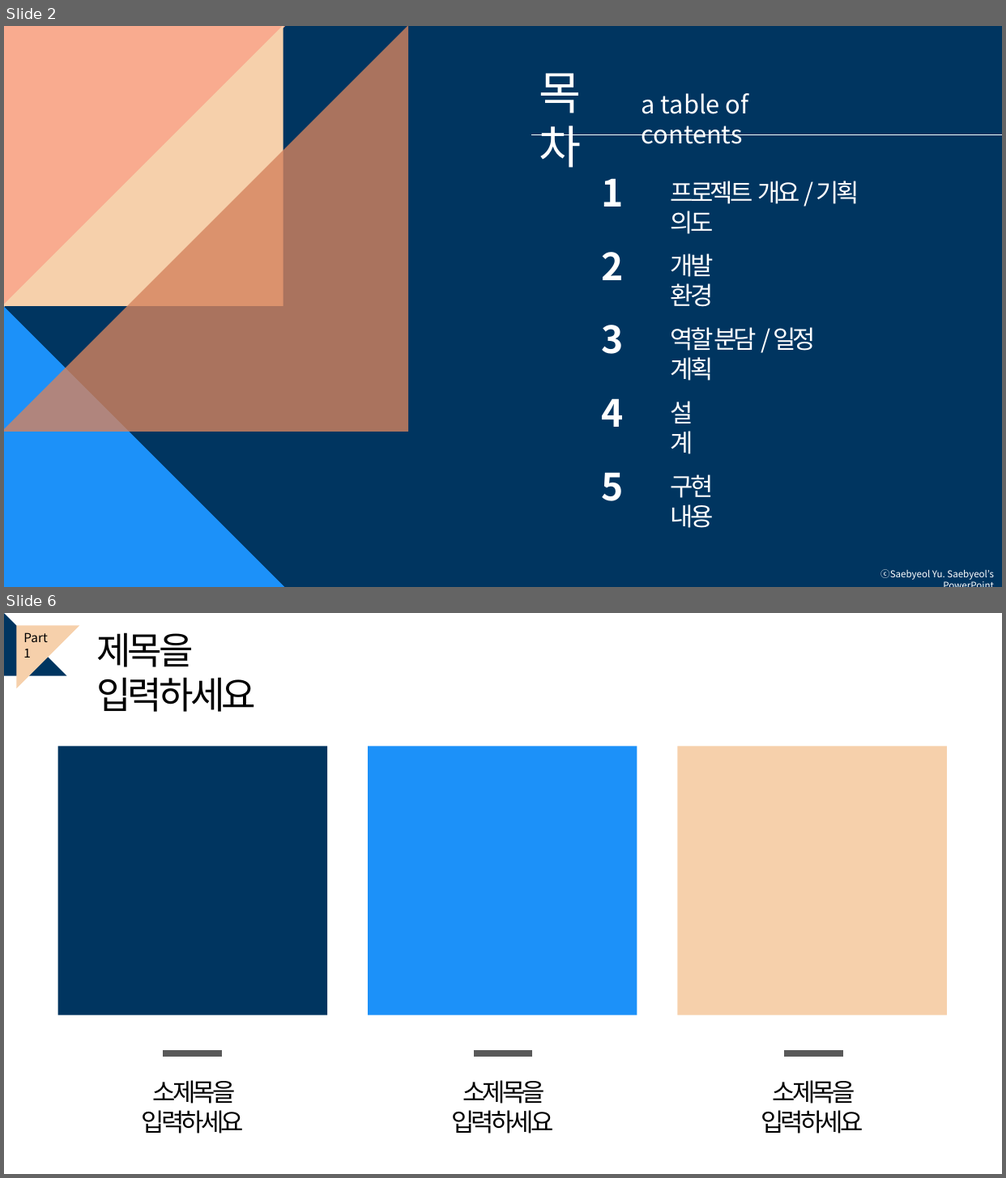
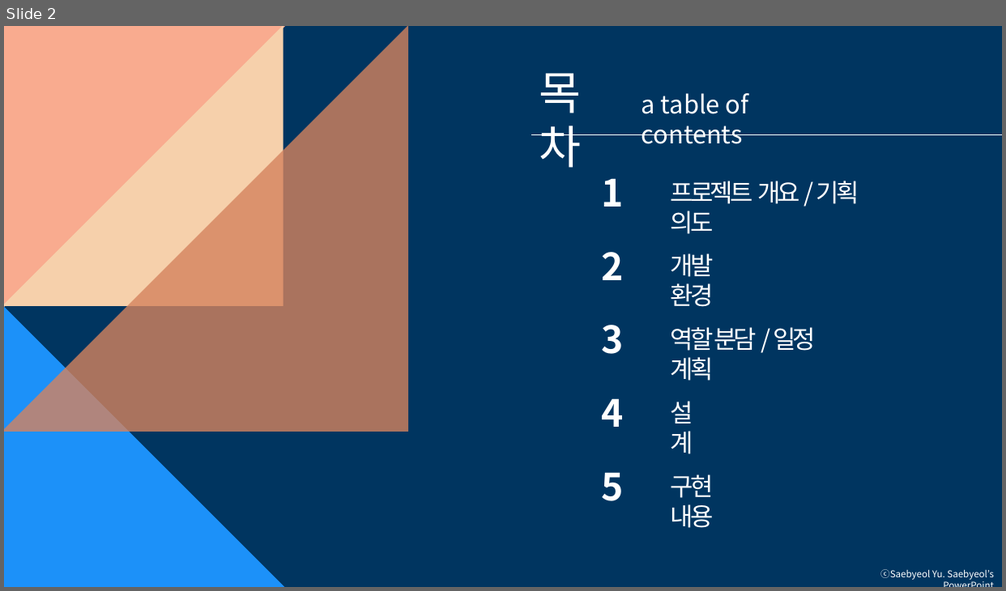
Before and after one commit to kwonminji-v/FinalProject_Book, a slide deck: 프로젝트 ppt/최종 ppt 템플릿.pptx. Shown one above the other, each under a label of ours: slides 2 and 6 before the commit, slide 2 after it; the slides between them are not shown. The pictures are 1006x1178 and 1006x591 pixels, drawn with LibreOffice and Linux fonts; fonts in the diff are those of the drawing. Boxes give left, top, right and bottom in pixels: in the first picture for what was removed or moved away, otherwise in the second. Text is boxed around its words. In the diff, an @@ line names an element or a change of style, - is before the commit and + after.

```diff
--- a/프로젝트 ppt/최종 ppt 템플릿.pptx
+++ b/프로젝트 ppt/최종 ppt 템플릿.pptx
@@ slide 6 removed at <box>4,613,1002,1174</box>, background #FFFFFF @@
@@ right triangle removed at <box>4,613,67,676</box> @@
@@ right triangle removed at <box>17,626,79,688</box> @@
@@ text removed at <box>23,632,47,658</box> @@
-Part 1
@@ text removed at <box>96,632,256,712</box> @@
-제목을 입력하세요
@@ rectangle removed at <box>58,747,327,1016</box> @@
@@ rectangle removed at <box>368,747,637,1016</box> @@
@@ rectangle removed at <box>678,747,948,1016</box> @@
@@ line removed from (163, 1054) to (222, 1054) @@
@@ line removed from (473, 1054) to (533, 1054) @@
@@ line removed from (784, 1054) to (843, 1054) @@
@@ text removed at <box>142,1080,244,1134</box> @@
-소제목을 입력하세요
@@ text removed at <box>451,1080,553,1134</box> @@
-소제목을 입력하세요
@@ text removed at <box>761,1080,863,1134</box> @@
-소제목을 입력하세요
```
Also in this commit, not shown: 13 slides changed, 10 slides added, 14 other slides removed, 25 other files.
